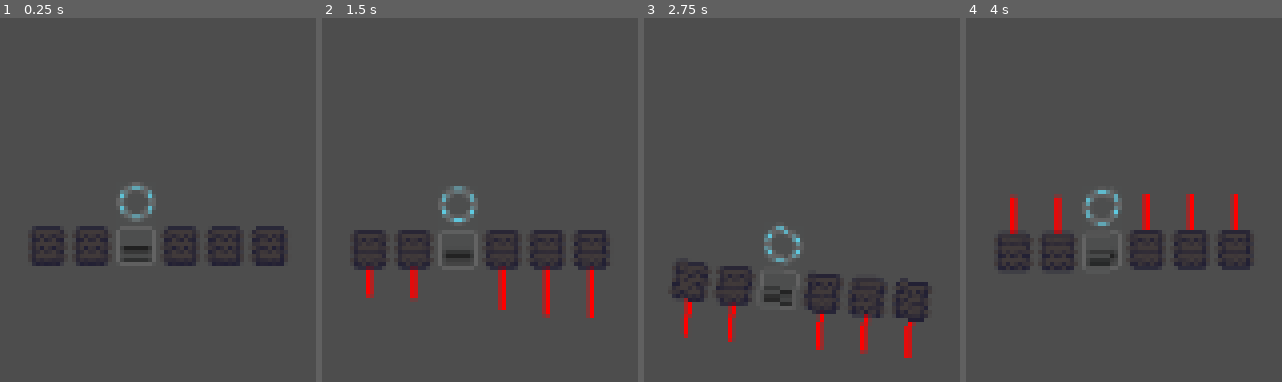
Above: before the commit, frames 1-4 (left to right).
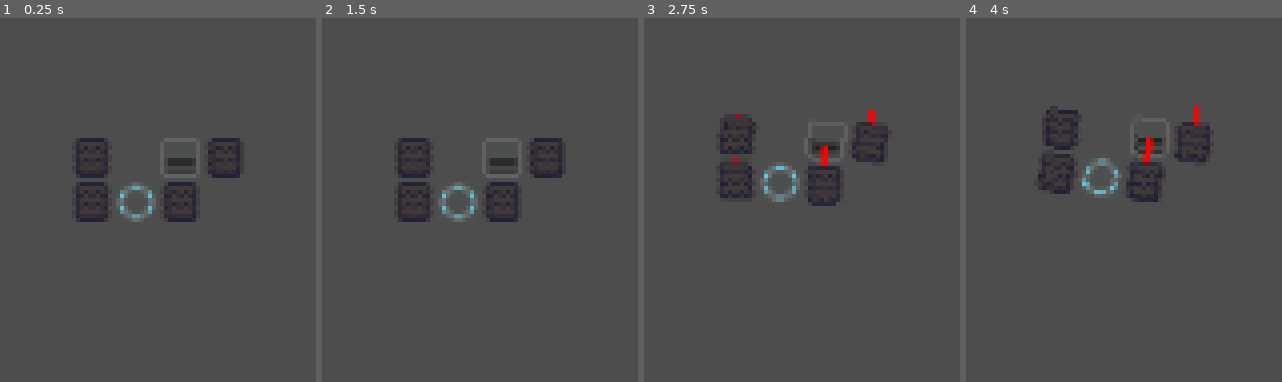
Above: after the commit, the same moments.

Repository: CaptEug/object703
Game: Godot game, scene res://testground.tscn
Same seed, same stepped clock (60 frames per second), same inputs: the game is played once before the commit and once after it.
Inputs (mouse positions are in pixels of both pictures, inside the frame that each line leads up to):
- Up to frame 1 (0.25 s): no input
- Up to frame 2 (1.5 s): tap Enter at 0.5 s; move the mouse to (outside the picture) at 0.52 s; hold D (PIVOT_RIGHT, bound only after the commit) 0.53-1.28 s; tap Space at 1.25 s; move the mouse to (outside the picture) at 1.27 s; hold S (BACKWARD) from 1.28 s (still down)
- Up to frame 3 (2.75 s): move the mouse to (outside the picture) at 2.02 s; release S (BACKWARD) at 2.03 s; hold D (PIVOT_RIGHT, bound only after the commit) from 2.03 s (still down)
- Up to frame 4 (4 s): tap Enter at 2.75 s; move the mouse to (outside the picture) at 2.77 s; release D (PIVOT_RIGHT, bound only after the commit) at 2.78 s; hold W (FORWARD) 2.78-3.53 s; move the mouse to (outside the picture) at 3.52 s; hold A (PIVOT_LEFT, bound only after the commit) from 3.53 s (still down)

The runs differ from the first frame. In frame 1, 6.9% of the frame differs, in the area x 10-90%, y 32-69%; in frame 2, 8.7%; in frame 3, 8.9%, in the area x 8-90%, y 25-94%; in frame 4, 8.9%.

Commit message:
2025/5/27 20:39

Diff:
--- a/blocks/engine.gd
+++ b/blocks/engine.gd
@@ -3,7 +3,7 @@
 const HITPOINT:int = 100
 const WEIGHT:int = 2
 var size:= Vector2(1, 1)
-var power:int = 10
+var power:int = 20
 
 func get_weight() -> float:
 	return WEIGHT
--- a/project.godot
+++ b/project.godot
@@ -26,6 +26,16 @@
 "events": [Object(InputEventKey,"resource_local_to_scene":false,"resource_name":"","device":-1,"window_id":0,"alt_press …(191 unchanged characters)…
 ]
 }
+PIVOT_RIGHT={
+"deadzone": 0.2,
+"events": [Object(InputEventKey,"resource_local_to_scene":false,"resource_name":"","device":-1,"window_id":0,"alt_pressed":false,"shift_pressed":false,"ctrl_pressed":false,"meta_pressed":false,"pressed":false,"keycode":0,"physical_keycode":68,"key_label":0,"unicode":68,"location":0,"echo":false,"script":null)
+]
+}
+PIVOT_LEFT={
+"deadzone": 0.2,
+"events": [Object(InputEventKey,"resource_local_to_scene":false,"resource_name":"","device":-1,"window_id":0,"alt_pressed":false,"shift_pressed":false,"ctrl_pressed":false,"meta_pressed":false,"pressed":false,"keycode":0,"physical_keycode":65,"key_label":0,"unicode":65,"location":0,"echo":false,"script":null)
+]
+}
 
 [physics]
 
--- a/terrains/terrain.gd
+++ /dev/null
@@ -1,13 +0,0 @@
-class_name Terrain
-extends Node2D
-
-func _ready():
-	add_to_group('terrains')
-	pass
-
-func stop_liner_damp_():
-	var liner_damp = get_liner_damp()
-	return liner_damp
-
-func get_liner_damp() -> float:
-	return 0.0
--- a/testground.gd
+++ /dev/null
@@ -1,9 +0,0 @@
-extends Terrain
-
-var stop_liner_damp = 5.0
-
-func _ready():
-	pass
-
-func get_liner_damp() -> float:
-	return stop_liner_damp
--- a/testground.tscn
+++ b/testground.tscn
@@ -1,10 +1,8 @@
-[gd_scene load_steps=3 format=3 uid="uid://dawkb0e8tm4e8"]
+[gd_scene load_steps=2 format=3 uid="uid://dawkb0e8tm4e8"]
 
 [ext_resource type="PackedScene" uid="uid://bna702djki3qu" path="res://vehicles/object1.tscn" id="1_6fv6v"]
-[ext_resource type="Script" uid="uid://cyx535jfne5jh" path="res://testground.gd" id="1_m32x0"]
 
 [node name="Testground" type="Node2D"]
-script = ExtResource("1_m32x0")
 
 [node name="Object1" parent="." instance=ExtResource("1_6fv6v")]
 
--- a/vehicles/object1.tscn
+++ b/vehicles/object1.tscn
@@ -10,22 +10,17 @@
 
 [node name="Bridge" parent="." groups=["blocks"] instance=ExtResource("1_h02lt")]
 
-[node name="Centroid" type="Node2D" parent="Bridge"]
-
 [node name="Track_left" parent="." groups=["blocks"] instance=ExtResource("2_dklke")]
-position = Vector2(-16, 16)
+position = Vector2(-16, -15)
 
 [node name="Track_right" parent="." groups=["blocks"] instance=ExtResource("2_dklke")]
-position = Vector2(32, 16)
+position = Vector2(-16, 0)
 
 [node name="Engine" parent="." groups=["blocks"] instance=ExtResource("4_21i8c")]
-position = Vector2(0, 16)
+position = Vector2(16, -16)
 
 [node name="Track" parent="." groups=["blocks"] instance=ExtResource("2_dklke")]
-position = Vector2(-32, 16)
+position = Vector2(16, 0)
 
 [node name="Track2" parent="." groups=["blocks"] instance=ExtResource("2_dklke")]
-position = Vector2(16, 16)
-
-[node name="Track3" parent="." groups=["blocks"] instance=ExtResource("2_dklke")]
-position = Vector2(48, 16)
+position = Vector2(32, -16)
--- a/vehicles/object_1.gd
+++ b/vehicles/object_1.gd
@@ -8,6 +8,4 @@
 # Called every frame. 'delta' is the elapsed time since the previous frame.
 func _process(delta):
 	super._process(delta)
-	#$Track_left.set_state_force(move_state,total_power)
-	#$Track_right.set_state_force(move_state,total_power)
 	pass
--- a/vehicles/vehicle.gd
+++ b/vehicles/vehicle.gd
@@ -2,28 +2,50 @@
 extends Node2D
 
 const GRID_SIZE:int = 16
+const FORCE_CHANGE_RATE := 1.0
+const MAX_DISTANCE_INFLUENCE := 0.2
+const DISTANCE_POWER := 1.5
+const MIN_DISTANCE_FACTOR := 0.6
+const STEERING_CHANGE_RATE := 3.0
+
 var move_state:String
 var total_power:float
 var total_weight:int
 var bluepirnt:Dictionary
 var grid:= {}
 var blocks:= []
-var dirction = Vector2(0,-1)
-
+var _avg_error := 0.0
+var power_increase = 0.0 #测试用用
+var speed_of_increase = 0.05
+var direction = Vector2(0, -1)
+var rotation_power := 0.5
 # Called when the node enters the scene tree for the first time.
+var track_target_forces := {}  # 存储每个履带的目标力
+var track_current_forces := {} # 存储当前实际施加的力
+var steering_input := 0.0  # 转向输入值(-1到1)
+var target_steering := 0.0 # 目标转向值
+var current_steering := 0.0
+var is_pure_steering := false
+
 func _ready():
 	for block in blocks:
 		block.add_to_group("blocks")
 	connect_blocks()
-	$Bridge/Centroid.position = calculate_center_of_mass() - Vector2(8,8)
-	$Bridge/Centroid.rotation = $Bridge.rotation
+	for track in get_tree().get_nodes_in_group("tracks"):
+		track_target_forces[track] = 0.0
+		track_current_forces[track] = 0.0
 	pass # Replace with function body.
 
-
-# Called every frame. 'delta' is the elapsed time since the previous frame.
 func _process(delta):
 	update_tracks_state(delta)
-	pass
+	print(direction)
+
+func _update_direction_from_velocity():
+	var com_velocity = get_physics_com_velocity()
+	if com_velocity.length() > 0:
+		direction = Vector2.UP.rotated($Bridge.global_rotation).normalized()
+		if move_state == "backward":
+			direction *= -1
 
 func connect_blocks():
 	for block in get_tree().get_nodes_in_group('blocks'):
@@ -36,18 +58,38 @@
 	for engine in get_tree().get_nodes_in_group('engines'):
 		if engine.is_inside_tree() and is_instance_valid(engine):
 			total_power += engine.power
-	return total_power
-
-
+	return total_power * power_increase
 
 func update_tracks_state(delta):
+	var forward_input = Input.get_action_strength("FORWARD") - Input.get_action_strength("BACKWARD")
+	steering_input = Input.get_action_strength("PIVOT_LEFT") - Input.get_action_strength("PIVOT_RIGHT")
+	target_steering = steering_input
+	current_steering = lerp(current_steering, target_steering, STEERING_CHANGE_RATE * delta)
+	is_pure_steering = (forward_input == 0.0 and steering_input != 0.0)
+	if Input.is_action_just_released("PIVOT_LEFT") or Input.is_action_just_released("PIVOT_RIGHT"):
+		_update_direction_from_velocity()
+
 	if Input.is_action_pressed("FORWARD"):
 		move_state = 'forward'
 	elif Input.is_action_pressed("BACKWARD"):
 		move_state = 'backward'
 	else:
 		move_state = 'idle'
-	update_tracks_force()
+
+	target_steering = steering_input
+	current_steering = lerp(current_steering, target_steering, STEERING_CHANGE_RATE * delta)
+
+	update_tracks_force(delta)
+	apply_smooth_track_forces(delta)
+	_power_increase()
+
+func _power_increase():
+	if move_state != 'idle':
+		if power_increase < 1:
+			power_increase += speed_of_increase
+	else:
+		if power_increase > 0:
+			power_increase -= speed_of_increase
 
 func snap_block_to_grid(block:Block) -> Vector2i:
 	var world_pos = block.global_position
@@ -83,33 +125,155 @@
 	a.add_child(joint)
 
 func calculate_center_of_mass() -> Vector2:
-	var total_mass: float = 0.0
+	var total_mass := 0.0
 	var weighted_sum := Vector2.ZERO
 	for grid_pos in grid:
-		var block: RigidBody2D = grid[grid_pos]
-		var world_pos = Vector2(grid_pos.x * 16, grid_pos.y * 16)
-		weighted_sum += world_pos * block.WEIGHT
-		total_mass += block.WEIGHT
+		var body: RigidBody2D = grid[grid_pos]
+		var rid = body.get_rid()
+		var local_com = PhysicsServer2D.body_get_param(rid, PhysicsServer2D.BODY_PARAM_CENTER_OF_MASS)
+		var global_com: Vector2 = body.to_global(local_com)
+		weighted_sum += global_com * body.mass
+		total_mass += body.mass
 	return weighted_sum / total_mass if total_mass > 0 else Vector2.ZERO
 
-func update_tracks_force():
+func get_physics_com_velocity() -> Vector2:
+	var total_mass := 0.0
+	var momentum_sum := Vector2.ZERO
+	for grid_pos in grid:
+		var body: RigidBody2D = grid[grid_pos]
+		var rid = body.get_rid()
+		var state = PhysicsServer2D.body_get_state(rid, PhysicsServer2D.BODY_STATE_LINEAR_VELOCITY)
+		momentum_sum += state * body.mass
+		total_mass += body.mass
+	return momentum_sum / total_mass
+
+func _get_heading_error() -> float:
+	var mass_linear_velocity = get_physics_com_velocity()
+	if mass_linear_velocity.length() < 0.5:
+		return 0.0
+	var current_dir = mass_linear_velocity.normalized()
+	var target_dir = direction
+	if move_state == 'backward':
+		target_dir *= -1
+	var error = current_dir.angle_to(target_dir)
+	_avg_error = 0.9 * _avg_error + 0.1 * abs(error)
+	return error
+
+func apply_smooth_track_forces(delta):
+	"""
+	平滑地将当前力过渡到目标力
+	使用线性插值(lerp)实现力的渐变效果
+	"""
+	for track in track_target_forces:
+		var target = track_target_forces[track]
+		var current = track_current_forces[track]
+
+		# 使用lerp平滑过渡
+		var new_force = lerp(current, target, FORCE_CHANGE_RATE * delta)
+
+		# 只有当力足够大时才施加
+		if abs(new_force) > 0:
+			track.set_state_force(move_state, new_force)
+			track_current_forces[track] = new_force
+		else:
+			track.set_state_force('idle', 0)
+			track_current_forces[track] = 0.0
+
+func update_tracks_force(delta):
 	var total_power = get_total_engine_power()
 	var active_tracks = get_tree().get_nodes_in_group("tracks")
-	var com = $Bridge/Centroid.global_position
-	var total_size_weight := 0.0
+	var com = calculate_center_of_mass()
+	var min_distance = INF
+	var max_distance = 0.0
+
+	if is_pure_steering:
+		# 纯转向模式 - 两侧履带施加相反的力
+		var total_force = 0.0
+		for track in active_tracks:
+			var track_pos = track.global_position
+			var force_dir = Vector2.UP.rotated($Bridge.global_rotation)
+			var steering_side = sign((track_pos - com).cross(force_dir))
+
+			# 确定力的大小和方向
+			var force_magnitude = min(total_power * rotation_power * abs(current_steering), total_power * 0.5)
+			var force_direction = -sign(steering_side) * sign(current_steering)
+
+			# 设置目标力（内侧和外侧履带力方向相反）
+			track_target_forces[track] = force_magnitude * force_direction
+			total_force += force_magnitude
+
+		# 确保总力不超过引擎功率
+		if total_force > total_power:
+			var scale_factor = total_power / total_force
+			for track in active_tracks:
+				track_target_forces[track] *= scale_factor
+		return
+
+	var steering_diff = current_steering * rotation_power * (1.0 + power_increase)
 	for track in active_tracks:
-		total_size_weight += track.size.x * track.size.y
-
+		var dist = (track.global_position - com).length()
+		min_distance = min(min_distance, dist)
+		max_distance = max(max_distance, dist)
+	var distance_range = max(max_distance - min_distance, 1.0)
+	var total_weight := 0.0
+	var heading_error := _get_heading_error()
+
+	# 计算总权重
+	for track in active_tracks:
+		var dist = (track.global_position - com).length()
+		var normalized_dist = (dist - min_distance) / distance_range
+		var distance_factor = 1.0 - MAX_DISTANCE_INFLUENCE * pow(normalized_dist, DISTANCE_POWER)
+		distance_factor = max(distance_factor, MIN_DISTANCE_FACTOR)
+		total_weight += track.size.x * track.size.y * distance_factor
+
+	# 为每个履带计算目标力（包含改进的距离因素）
+	var total_force_applied = 0.0
 	for track in active_tracks:
 		var track_pos = track.global_position
-		var force_dir = Vector2.UP.rotated($Bridge/Centroid.rotation_degrees)
-		print(force_dir)
-		var size_weight = track.size.x * track.size.y
-		var base_force = total_power * (size_weight / total_size_weight)
-		var torque_factor = 1.0
-		if move_state != 'idle':
-			var offset = track_pos - com
-			var torque = offset.cross(force_dir) * 0.005
-			torque_factor = clamp(1.0 - torque, 0.0, 5.0)
-		var final_force = base_force * torque_factor
-		track.set_state_force(move_state, final_force)
+		var force_dir = Vector2.UP.rotated($Bridge.global_rotation)
+		var dist = (track_pos - com).length()
+		var normalized_dist = (dist - min_distance) / distance_range
+		var distance_factor = 1.0 - MAX_DISTANCE_INFLUENCE * pow(normalized_dist, DISTANCE_POWER)
+		distance_factor = max(distance_factor, MIN_DISTANCE_FACTOR)
+
+		var area_weight = track.size.x * track.size.y
+		var steering_side = sign((track_pos - com).cross(force_dir))
+		var differential_factor = 1.0 - steering_side * steering_diff * 2.0
+		var base_force = total_power * (area_weight * distance_factor / total_weight)
+		var directional_force = base_force * differential_factor
+
+		# 前进/后退修正
+		if move_state == 'forward':
+			directional_force = abs(directional_force)
+		elif move_state == 'backward':
+			directional_force = -abs(directional_force)
+
+		# 转向因子（距离敏感的转向修正）
+		var steering_factor = 1.0
+		if abs(heading_error) > 0:
+			var track_side = sign((track_pos - com).cross(force_dir))
+			if move_state == 'backward':
+				track_side *= -1
+
+			# 距离越远的履带转向修正影响越大
+			var distance_sensitivity = 1.0 + normalized_dist * 0.5
+			var correction_strength = 10.0 * distance_sensitivity
+
+			if _avg_error > 0.2:
+				correction_strength *= 1.1
+
+			steering_factor = clamp(1.0 - track_side * heading_error * correction_strength * delta, 0.7, 1.3)
+
+		var final_force = directional_force * steering_factor
+		track_target_forces[track] = final_force
+		total_force_applied += abs(final_force)
+
+	# 确保总施加力不超过引擎功率
+	if total_force_applied > total_power:
+		var scale_factor = total_power / total_force_applied
+		for track in active_tracks:
+			track_target_forces[track] *= scale_factor
+
+func get_track_side(track_position: Vector2, com: Vector2) -> float:
+	var force_dir = Vector2.UP.rotated($Bridge.global_rotation)
+	return sign((track_position - com).cross(force_dir))
Not shown, removed: terrains/terrain.gd.uid
